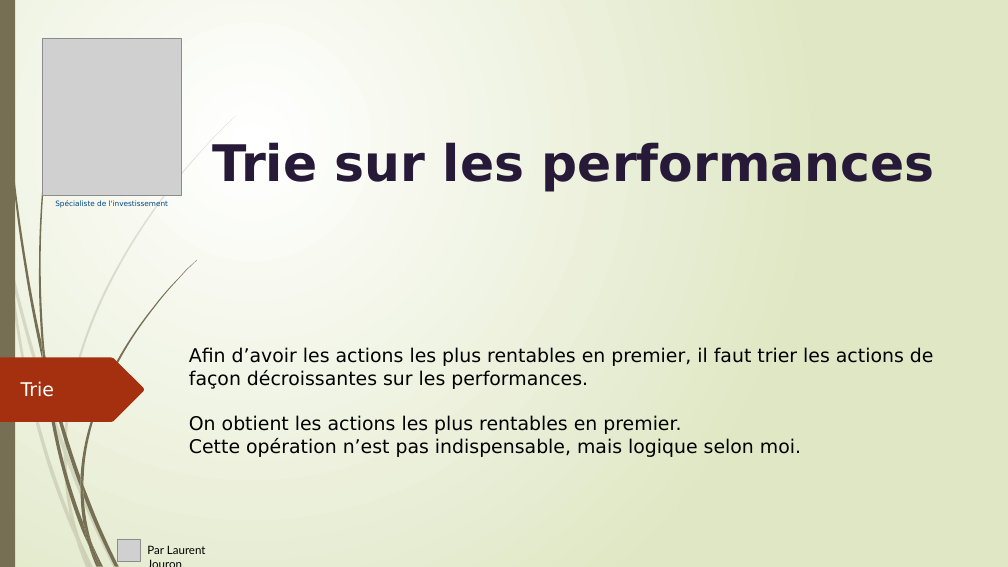
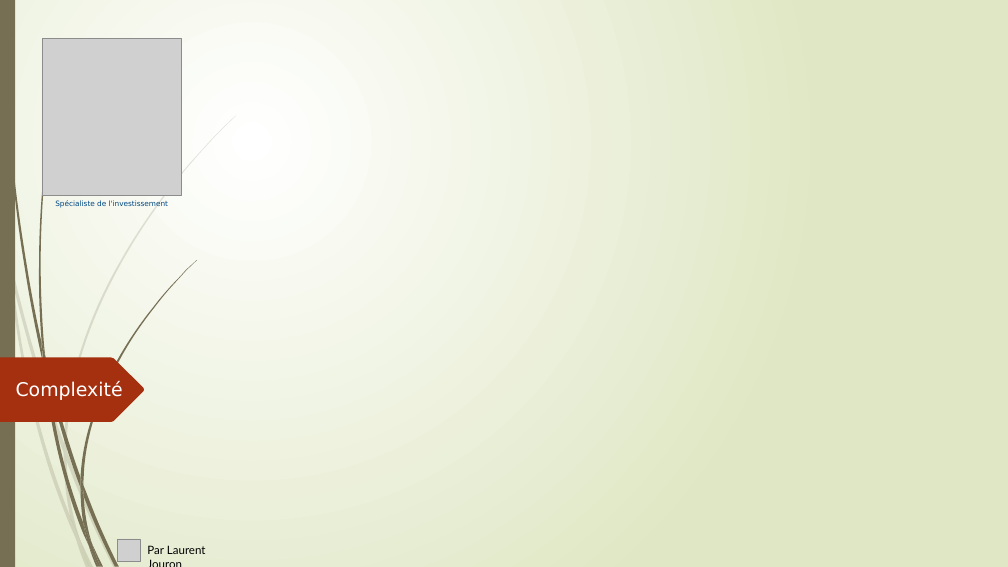
Before and after one commit to LaurentJouron/Python_algo_invest_trade, a slide deck: slide 10 of pptx/algo invest.pptx (slide 6 before the commit). Drawn at 1008x567 pixels with LibreOffice and Linux fonts; fonts in the diff are those of the drawing; grey boxes stand for pictures. Boxes give left, top, right and bottom in pixels: in the first picture for what was removed or moved away, otherwise in the second. Text is boxed around its words. In the diff, an @@ line names an element or a change of style, - is before the commit and + after.

```diff
--- a/pptx/algo invest.pptx
+++ b/pptx/algo invest.pptx
@@ text removed at (212,142,935,192) @@
-Trie sur les performances
@@ text removed at (189,347,934,457) @@
-Afin d’avoir les actions les plus rentables en premier, il faut trier les actions de façon décroissantes sur les performances.
-On obtient les actions les plus rentables en premier.
-Cette opération n’est pas indispensable, mais logique selon moi.
@@ text added at (16,381,123,400), 18 pt, text #FFFFFF @@
+Complexité
@@ text removed at (21,381,54,397) @@
-Trie
```
Also in this commit, not shown: 5 other slides changed, 4 slides added, 2 slides removed, 6 other files.
